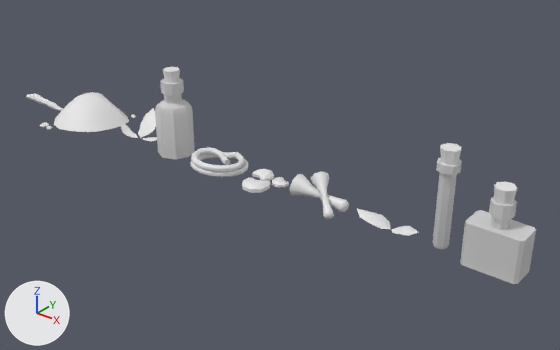
The Blender file Herbarium — Unity Folder/Assets/Model/ingredients.blend, before and after one commit.
The view is the same before and after, from a camera (50 mm lens) standing at (20.2, -21.6, 14.0) and looking at (2.1, 0.9, 0.1). Arrows for +X, +Y and +Z are at lower left; the lights stay in place. The picture after the commit comes second.

The first picture shows 'essenceIllusion', 'essenceMemoire', 'feuillesPaixInterieure', 'fleursDatura', 'grainesDatura', 'lianeAyahuasca', 'nectarInspiration', 'petalesIboga', 'poussiereIllusion', 'racineIboga'.
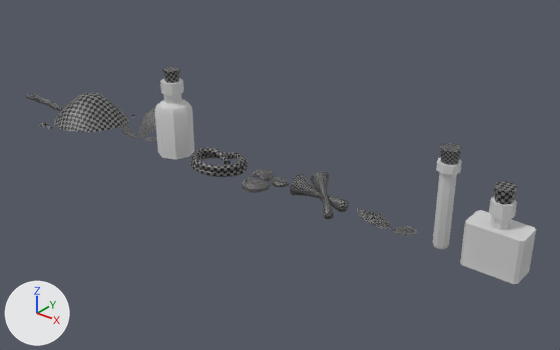
Location of each change, [x1, y1, x2, y2] in pixels of the pictures (560 x 350 px):
'poussiereIllusion', recoloured (white to grey)
    both: [40, 92, 136, 132]
'fleursDatura', recoloured (white to grey)
    both: [290, 172, 349, 219]
'lianeAyahuasca', recoloured (white to grey)
    both: [190, 147, 248, 177]
'grainesDatura', recoloured (white to grey)
    both: [242, 169, 289, 193]
'feuillesPaixInterieure', recoloured (white to grey)
    both: [357, 208, 418, 236]
'petalesIboga', recoloured (white to grey)
    both: [120, 108, 157, 141]
'racineIboga', recoloured (white to grey)
    both: [26, 94, 63, 111]
part 1 of me_essenceillusionshape, recoloured
    both: [494, 182, 517, 205]
part 2 of me_essencememoireshape, recoloured
    both: [440, 143, 462, 165]
part 3 of me_nectarinspirationshape, recoloured
    both: [163, 67, 180, 83]

Edits to the bpy script that builds the scene:
```text
Add mat_base:
    mat_base = bpy.data.materials.new('base')
    # nodes: BsdfPrincipled, OutputMaterial, TexChecker, TexCoord
    # colours: black #000000
Change me_essenceillusionshape:
    where me_essenceillusionshape.from_pydata(...)  # 80 vertices, 62 faces; spans x -1.02..1.02, y -0.57..0.57, z 0.0..3.0
    used by ob_essenceillusion; location = (12.0, 0.0, 0.0)
    me_essenceillusionshape part 1: all 10 faces that had it switch from mat_bouchon (white #e7e7e7) to mat_base
Change me_essencememoireshape:
    where me_essencememoireshape.from_pydata(...)  # 96 vertices, 78 faces; spans x -0.42..0.42, y -0.42..0.42, z 0.0..3.8
    used by ob_essencememoire; location = (10.0, 0.0, 0.0)
    me_essencememoireshape part 2: all 10 faces that had it switch from mat_bouchon (white #e7e7e7) to mat_base
Change me_feuillespaixinterieureshape:
    where me_feuillespaixinterieureshape.from_pydata(...)  # 24 vertices, 10 faces; spans x -1.49..1.11, y -0.42..0.42, z 0.0..0.38
    add me_feuillespaixinterieureshape.materials.append(mat_base)
Change me_fleursdaturashape:
    where me_fleursdaturashape.from_pydata(...)  # 128 vertices, 100 faces; spans x -1.84..0.58, y -0.97..0.57, z 0.0..1.28
    add me_fleursdaturashape.materials.append(mat_base)
Change me_grainesdaturashape:
    where me_grainesdaturashape.from_pydata(...)  # 150 vertices, 144 faces; spans x -0.78..0.98, y -1.03..0.82, z 0.0..0.33
    add me_grainesdaturashape.materials.append(mat_base)
Change me_lianeayahuascashape:
    where me_lianeayahuascashape.from_pydata(...)  # 264 vertices, 258 faces; spans x -1.25..1.32, y -1.0..1.08, z 0.0..0.5
    add me_lianeayahuascashape.materials.append(mat_base)
Change me_nectarinspirationshape:
    where me_nectarinspirationshape.from_pydata(...)  # 112 vertices, 93 faces; spans x -0.8..0.8, y -0.8..0.8, z 0.0..3.8
    used by ob_nectarinspiration; location = (-3.0, 0.0, 0.0)
    me_nectarinspirationshape part 3: all 10 faces that had it switch from mat_bouchon (white #e7e7e7) to mat_base
Change me_petalesibogashape:
    where me_petalesibogashape.from_pydata(...)  # 36 vertices, 18 faces; spans x -1.14..1.45, y -0.15..1.96, z 0.0..0.73
    add me_petalesibogashape.materials.append(mat_base)
Change me_poussiereillusionshape:
    where me_poussiereillusionshape.from_pydata(...)  # 102 vertices, 75 faces; spans x -1.83..1.81, y -1.96..1.93, z 0.0..1.2
    add me_poussiereillusionshape.materials.append(mat_base)
Change me_racineibogashape:
    where me_racineibogashape.from_pydata(...)  # 120 vertices, 106 faces; spans x -1.5..1.5, y -0.23..0.32, z -0.05..0.35
    add me_racineibogashape.materials.append(mat_base)
```
